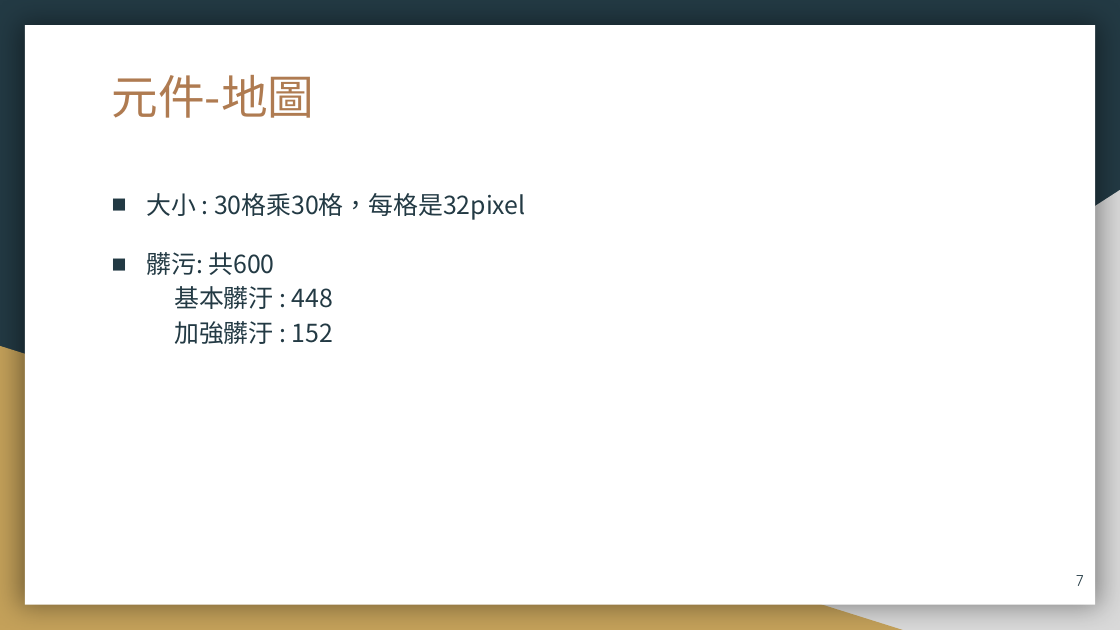
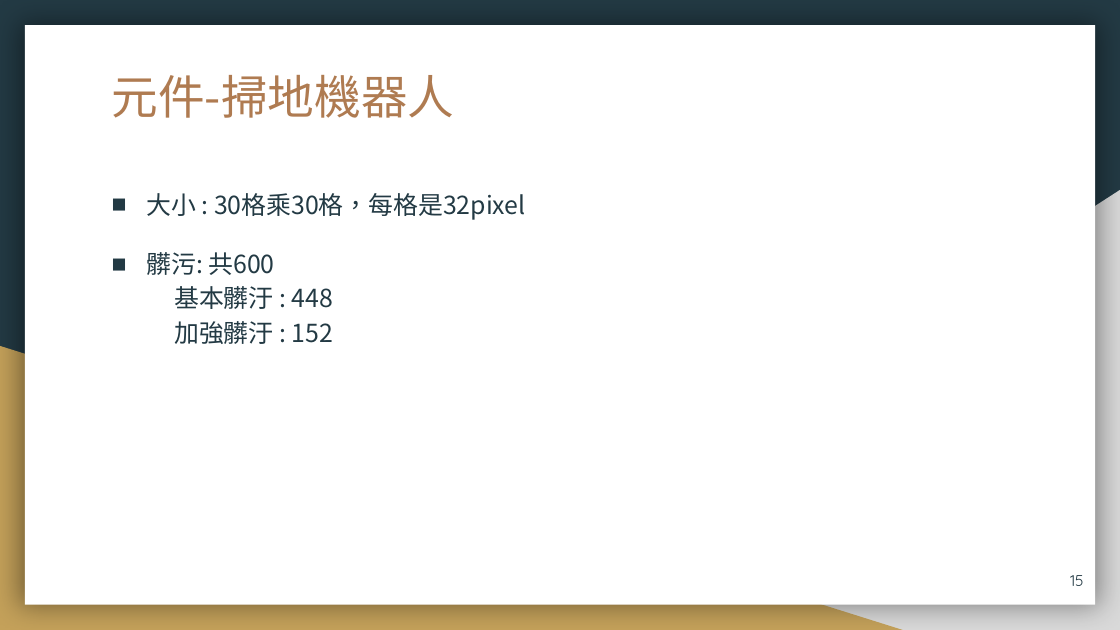
Before and after one commit to 106971001/AI, a slide deck: slide 15 of AI_Filnal_ppt.pptx (slide 7 before the commit). Drawn at 1120x630 pixels with LibreOffice and Linux fonts; fonts in the diff are those of the drawing. Boxes give left, top, right and bottom in pixels: in the first picture for what was removed or moved away, otherwise in the second. Text is boxed around its words. In the diff, an @@ line names an element or a change of style, - is before the commit and + after.

```diff
--- a/AI_Filnal_ppt.pptx
+++ b/AI_Filnal_ppt.pptx
@@ title at box(112, 75, 455, 118): text changed @@
-元件-地圖
+元件-掃地機器人
@@ page number at box(1070, 575, 1084, 586): text changed @@
-7
+15
```
Also in this commit, not shown: 2 other slides changed, 2 slides added, 5 other files.
